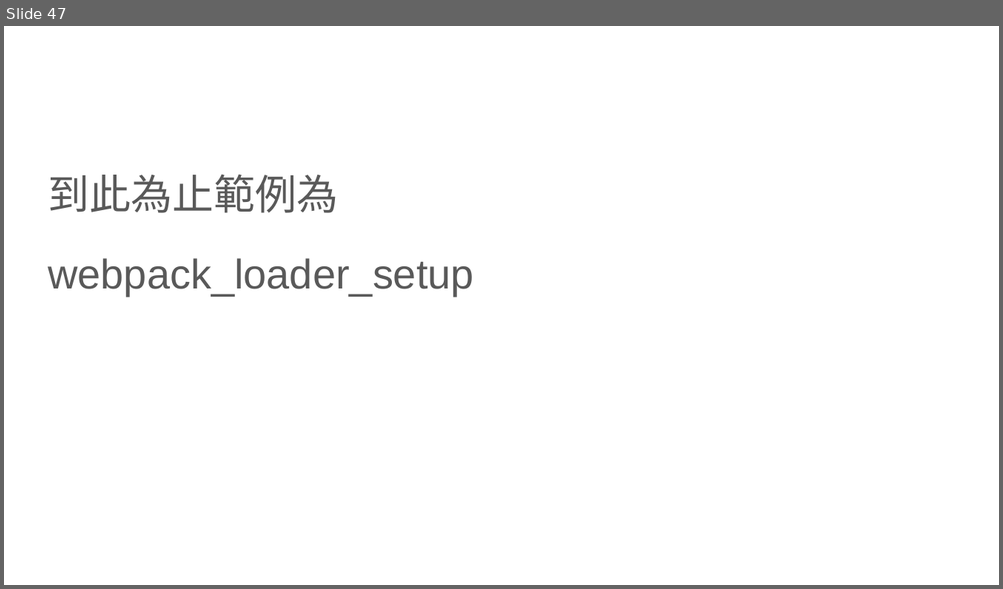
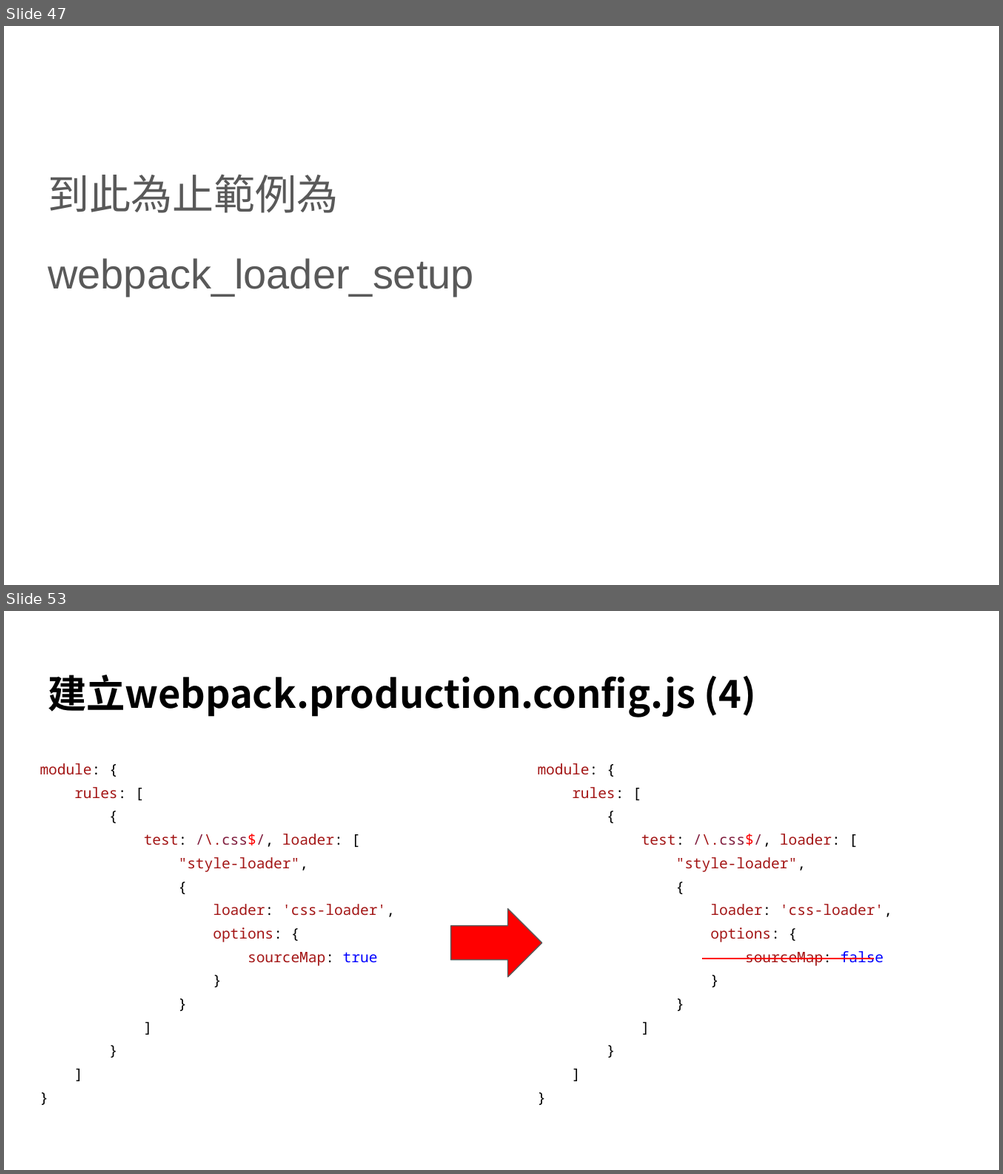
Before and after one commit to johnmausfam/LessonA, a slide deck: Webpack.pptx. Shown one above the other, each under a label of ours: slide 47 before the commit, slides 47 and 53 after it; the slides between them are not shown. The pictures are 1003x589 and 1003x1174 pixels, drawn with LibreOffice and Linux fonts; fonts in the diff are those of the drawing. Boxes give left, top, right and bottom in pixels: in the first picture for what was removed or moved away, otherwise in the second. Text is boxed around its words. In the diff, an @@ line names an element or a change of style, - is before the commit and + after.

```diff
--- a/Webpack.pptx
+++ b/Webpack.pptx
@@ slide 53 added at [4, 611, 999, 1170], background #FFFFFF @@
@@ title added at [48, 675, 756, 718], 28 pt, text #000000, bold @@
+建立webpack.production.config.js (4)
@@ text added at [40, 763, 395, 966], 10.5 pt, text #A31515 @@
+module: {
+rules: [
+{
+test: /\.css$/, loader: [
+"style-loader",
+{
+loader: 'css-loader',
+options: {
+sourceMap: true
+}
+}
+]
+}
+]
+}
@@ text added at [538, 763, 892, 966], 10.5 pt, text #A31515 @@
+module: {
+rules: [
+{
+test: /\.css$/, loader: [
+"style-loader",
+{
+loader: 'css-loader',
+options: {
+sourceMap: false
+}
+}
+]
+}
+]
+}
@@ right arrow added at [450, 909, 542, 978], fill #FF0000, outline #595959 0.75 pt @@
@@ line added from (702, 959) to (874, 959), #FF0000 1.5 pt @@
```
Also in this commit, not shown: 1 slide changed, 60 other slides added, 1 other file.
